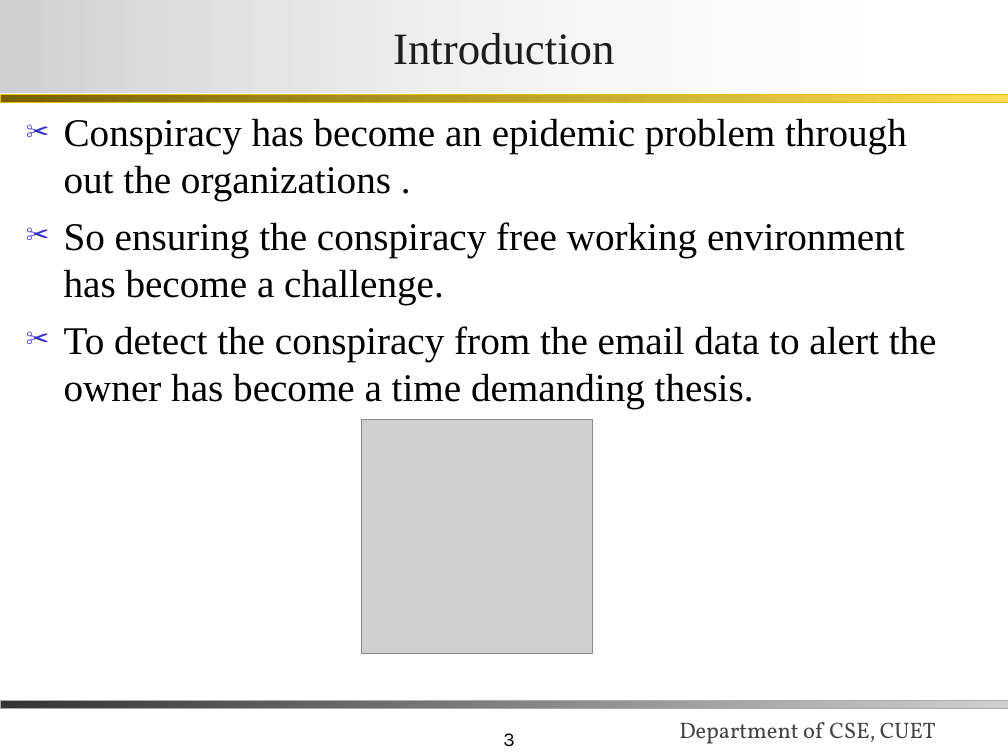
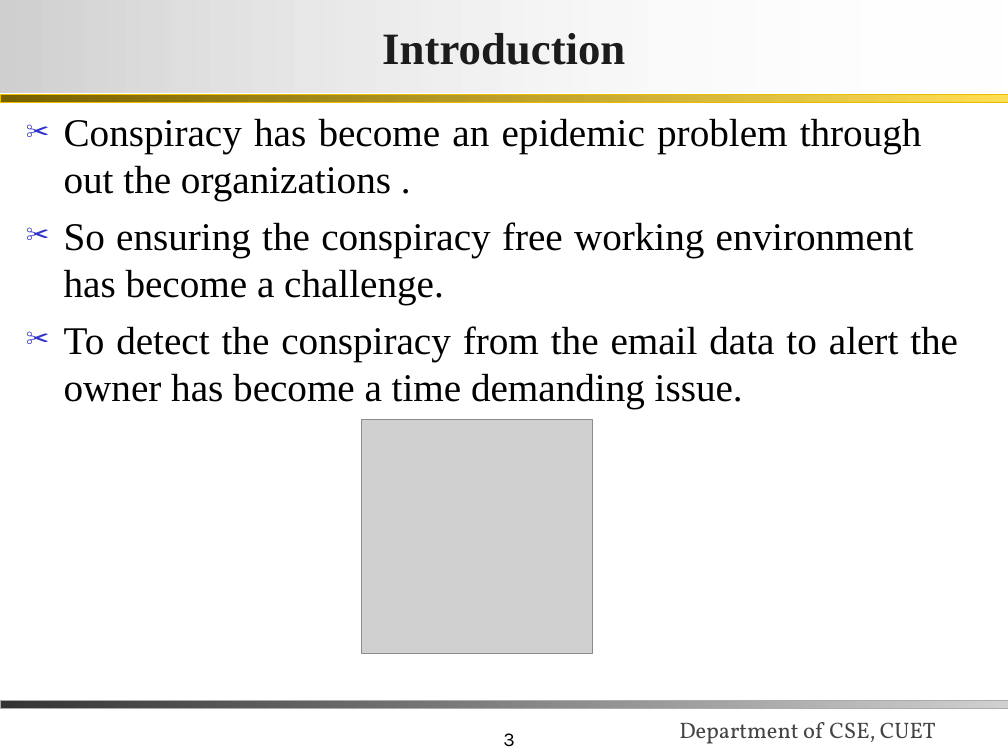
Before and after one commit to iRaM-sAgOr/email_data, a slide deck: slide 3 of myReport/final_presentation.ppt. Drawn at 1008x756 pixels with LibreOffice and Linux fonts; fonts in the diff are those of the drawing; grey boxes stand for pictures; background and template pictures are left out. Boxes give left, top, right and bottom in pixels: in the first picture for what was removed or moved away, otherwise in the second. Text is boxed around its words. In the diff, an @@ line names an element or a change of style, - is before the commit and + after.

```diff
--- a/myReport/final_presentation.ppt
+++ b/myReport/final_presentation.ppt
@@ title "Introduction" at bbox=[0, 0, 1008, 92]: bold on @@
@@ text at bbox=[64, 118, 922, 305]: alignment left to justified @@
@@ text at bbox=[64, 326, 958, 409]: text changed @@
-✂ To detect the conspiracy from the email data to alert the owner has become a time demanding thesis.
+✂ To detect the conspiracy from the email data to alert the owner has become a time demanding issue.
```
Also in this commit, not shown: 21 other slides changed, 3 slides added, 1 slide removed, 9 other files.
